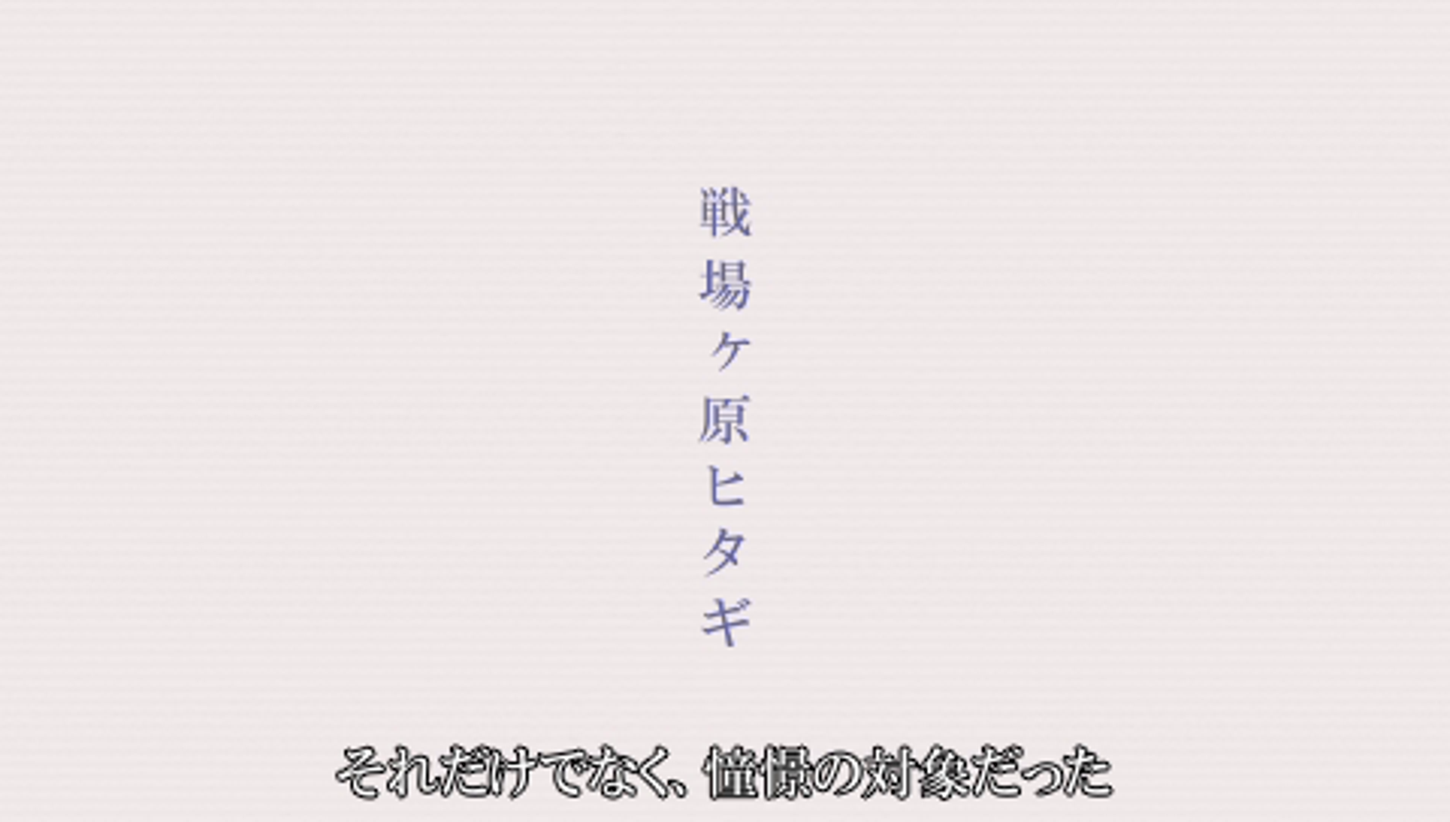
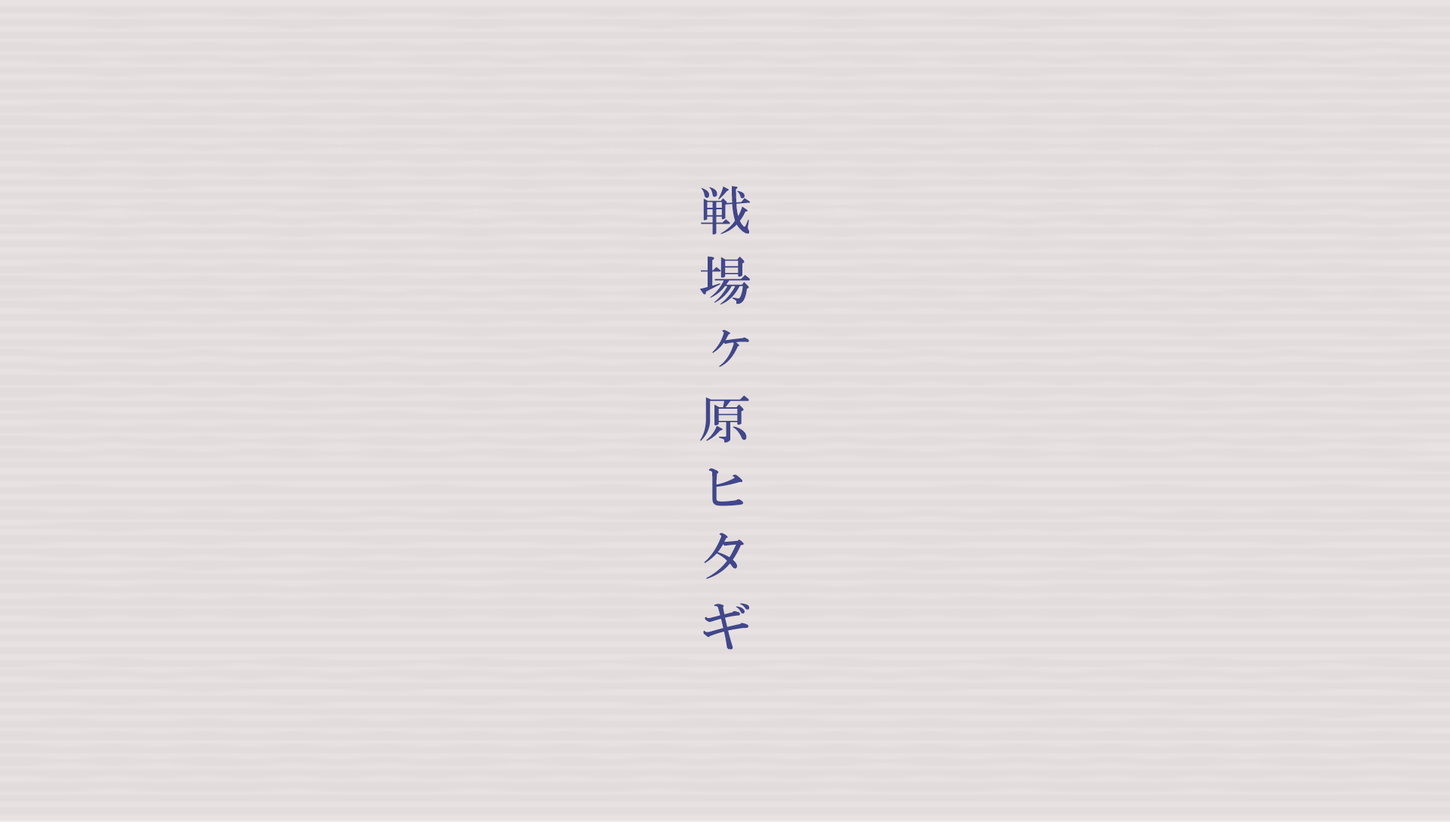
Before/after of a 1450×822 layered artwork. What changed in the layer stack:
added layer "戦場ヶ原ヒタギ" above "Layer 2" over [700, 185, 751, 650]
showed "Layer 2", painted on it over [0, 0, 1450, 821]
